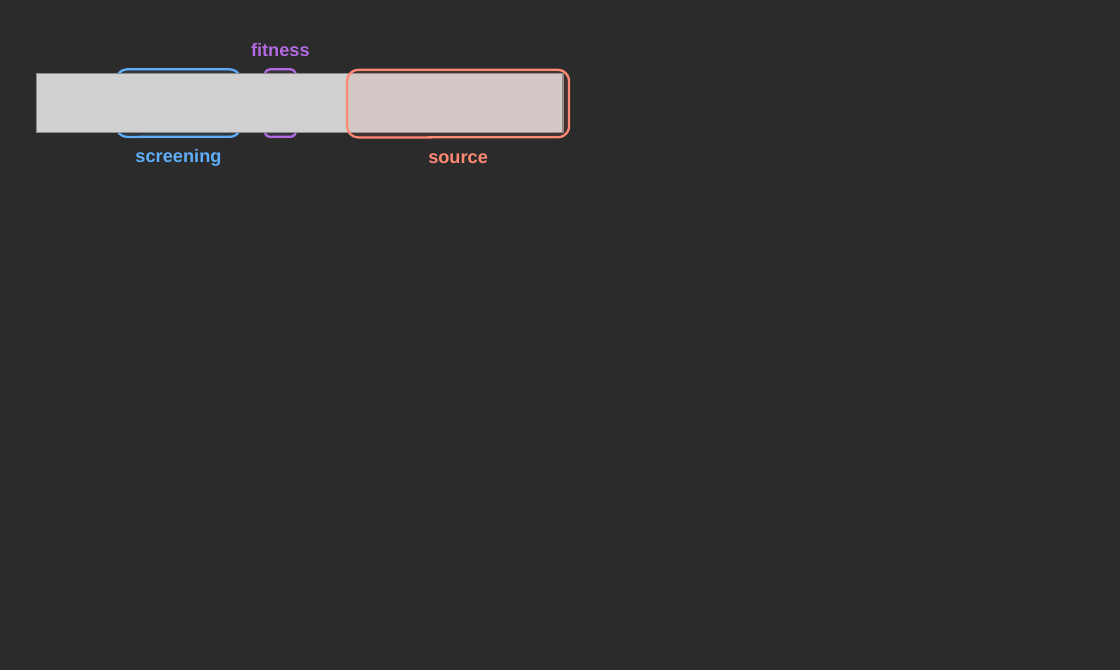
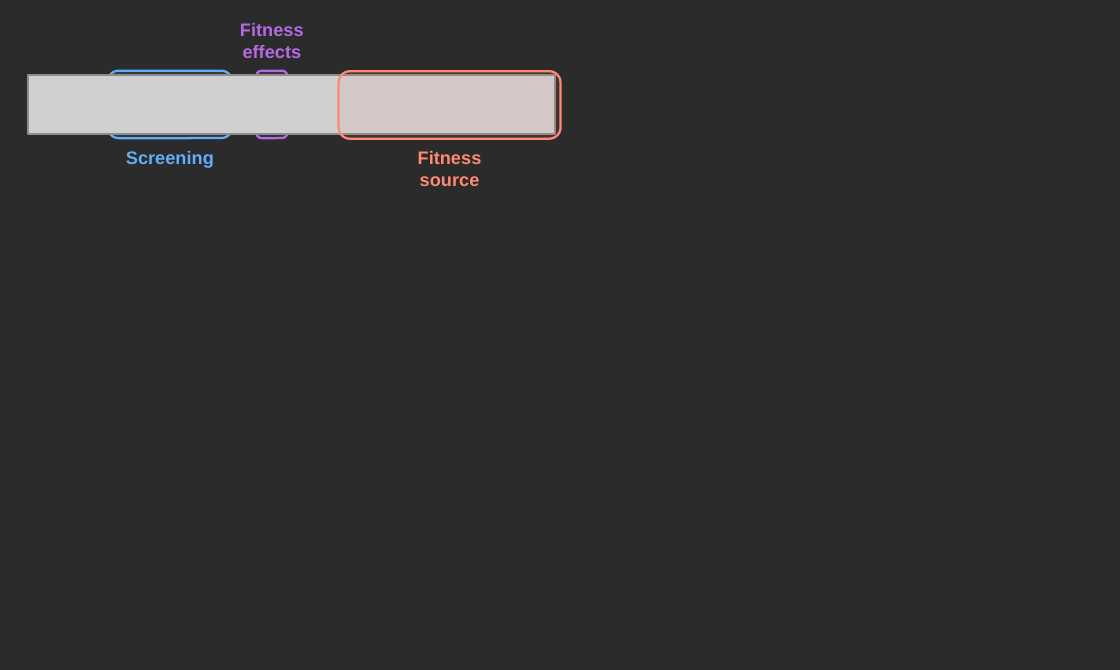
Before and after one commit to bartonlab/paper-time-varying-selection, a slide deck: slide 1 of figures/figure-overview.pptx. Drawn at 1120x670 pixels with LibreOffice and Linux fonts; fonts in the diff are those of the drawing; grey boxes stand for pictures; background and template pictures are left out; a plain dark background stands for a picture behind light text. Boxes give left, top, right and bottom in pixels: in the first picture for what was removed or moved away, otherwise in the second. Text is boxed around its words. In the diff, an @@ line names an element or a change of style, - is before the commit and + after.

```diff
--- a/figures/figure-overview.pptx
+++ b/figures/figure-overview.pptx
@@ text at (240,23,304,58): text changed @@
-fitness
+Fitness
+effects
@@ 3 rounded rectangles, 1 picture: place and size @@
-3 rounded rectangles, 1 picture at (36,69,569,137)
+3 rounded rectangles, 1 picture at (28,70,561,139)
@@ text "Fitness": place and size @@
-text "Fitness" at (428,153,488,163)
+text "Fitness" at (418,151,482,186)
@@ text at (126,151,214,168): text changed @@
-screening
+Screening
@@ text at (418,151,482,164): paragraph added @@
+Fitness
```
Also in this commit, not shown: 1 slide removed, 9 other files.
